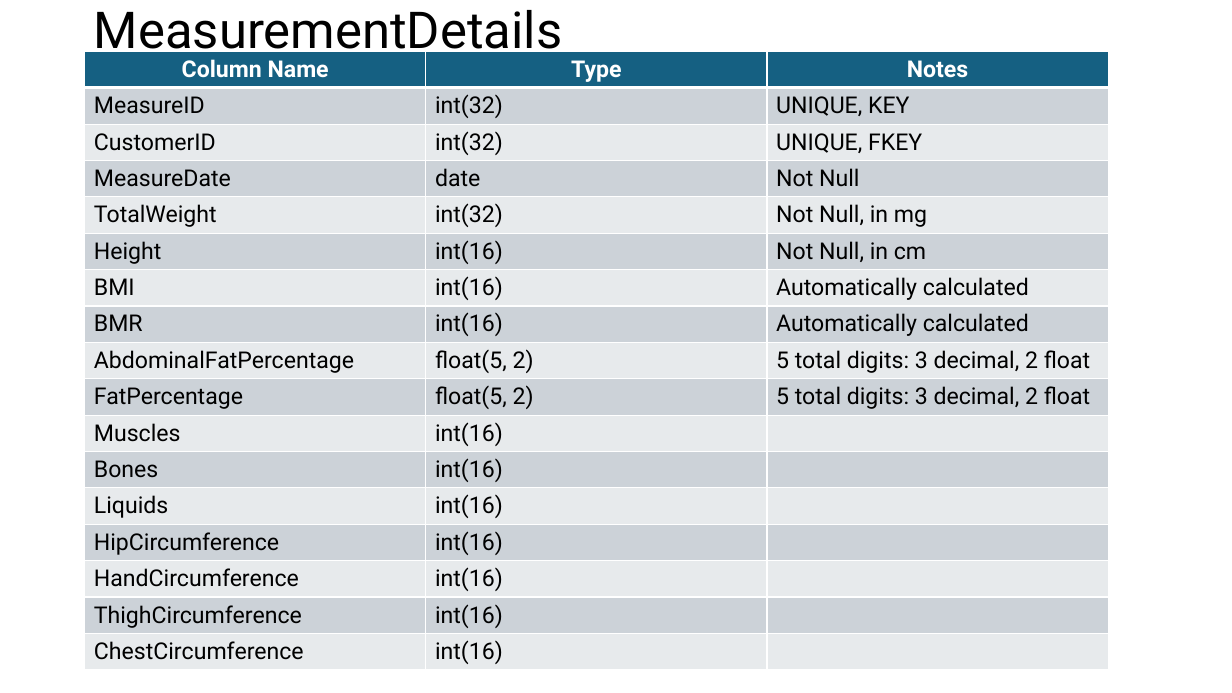
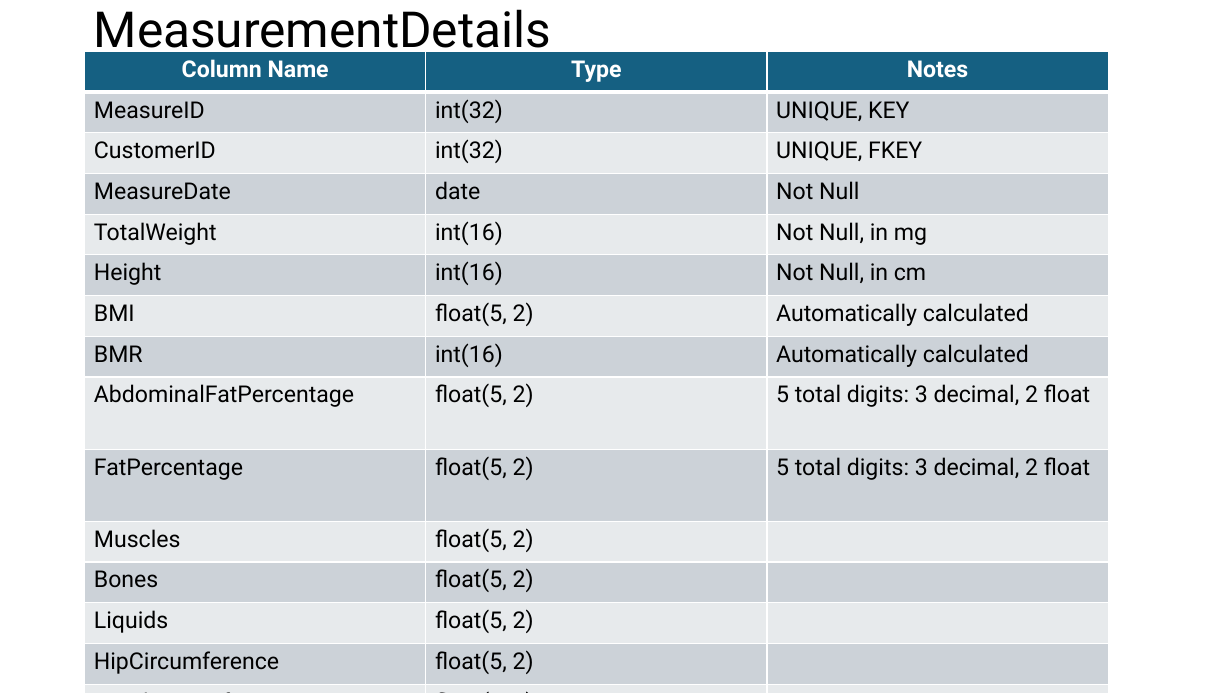
Before and after one commit to ShAntwan/Relive, a slide deck: slide 5 of ProjectDocumentaion/TableDesigns.pptx. Drawn at 1232x693 pixels with LibreOffice and Linux fonts; fonts in the diff are those of the drawing. Boxes give left, top, right and bottom in pixels: in the first picture for what was removed or moved away, otherwise in the second. Text is boxed around its words. In the diff, an @@ line names an element or a change of style, - is before the commit and + after.

```diff
--- a/ProjectDocumentaion/TableDesigns.pptx
+++ b/ProjectDocumentaion/TableDesigns.pptx
@@ title "MeasurementDetails" at [94,9,551,59]: size 39.6 to 38.7 pt @@
@@ table at [85,52,1108,693] @@
-row 5, column 2: int(32)
+row 5, column 2: int(16)
-row 7, column 2: int(16)
+row 7, column 2: float(5, 2)
-row 11, column 2: int(16)
+row 11, column 2: float(5, 2)
-row 12, column 2: int(16)
+row 12, column 2: float(5, 2)
-row 13, column 2: int(16)
+row 13, column 2: float(5, 2)
-row 14, column 2: int(16)
+row 14, column 2: float(5, 2)
-row 15, column 2: int(16)
+row 15, column 2: float(5, 2)
-row 16, column 2: int(16)
+row 16, column 2: float(5, 2)
-row 17, column 2: int(16)
+row 17, column 2: float(5, 2)
@@ fill #E8EAED to #E7EAEC in 24 cells @@
@@ borders changed @@
```
Also in this commit, not shown: 10 other slides changed, 1 slide added, 4 other files.
